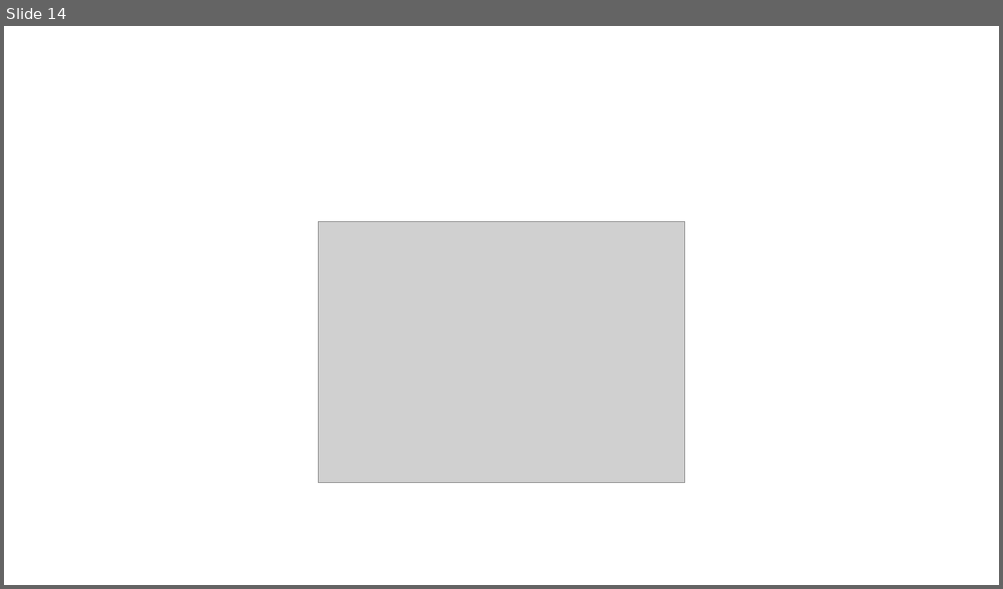
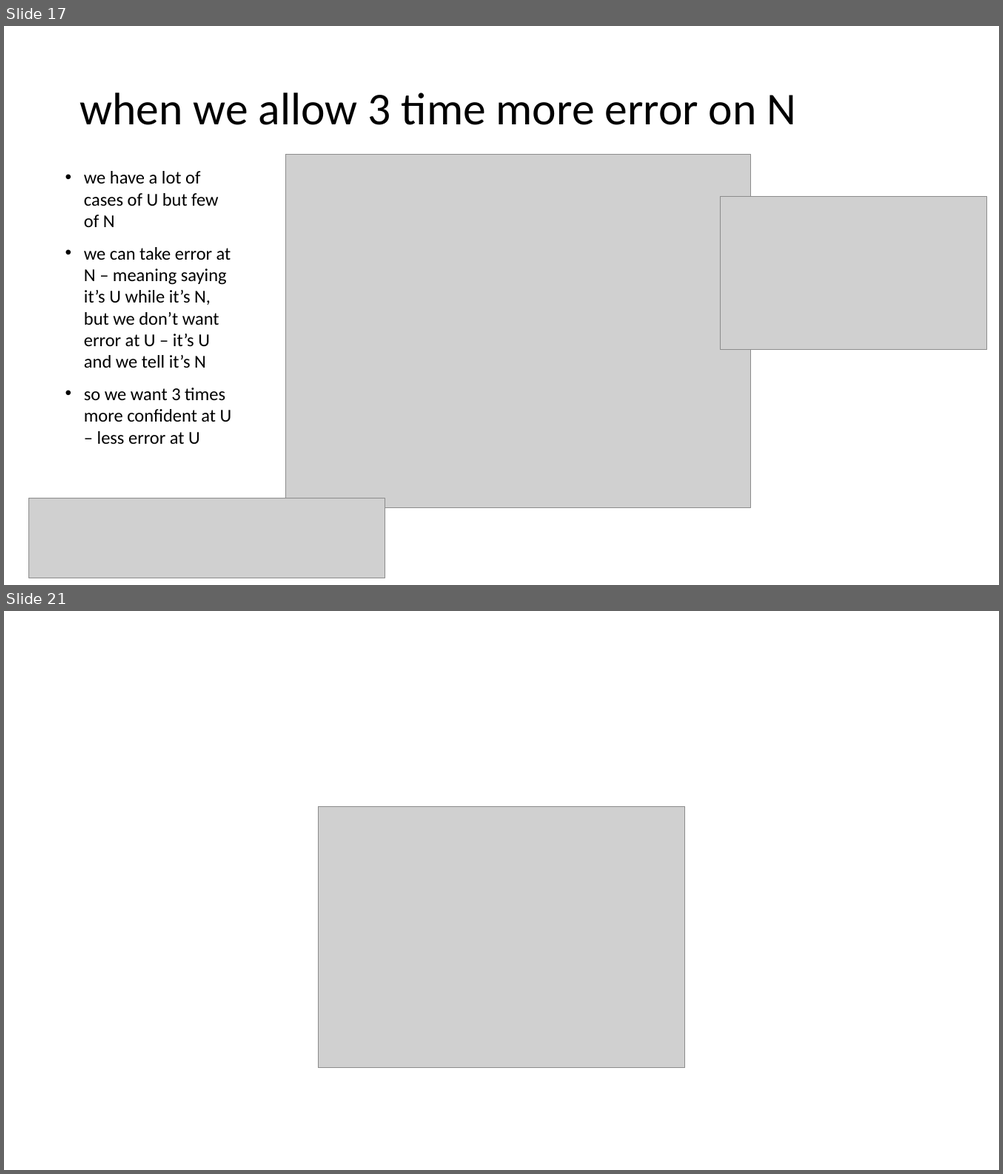
Before and after one commit to lisrael1/quants, a slide deck: code/results/detecting output dist/tail odds at U vs N.pptx. Shown one above the other, each under a label of ours: slide 14 before the commit, slides 17 and 21 after it; the slides between them are not shown. The pictures are 1003x589 and 1003x1174 pixels, drawn with LibreOffice and Linux fonts; fonts in the diff are those of the drawing; grey boxes stand for pictures. Boxes give left, top, right and bottom in pixels: in the first picture for what was removed or moved away, otherwise in the second. Text is boxed around its words. In the diff, an @@ line names an element or a change of style, - is before the commit and + after.

```diff
--- a/code/results/detecting output dist/tail odds at U vs N.pptx
+++ b/code/results/detecting output dist/tail odds at U vs N.pptx
@@ slide 17 added at (4,26,999,585), background #FFFFFF @@
@@ title added at (79,93,797,125), 44 pt, text #000000 @@
+when we allow 3 time more error on N
@@ picture added at (285,154,750,508) @@
@@ text added at (84,171,232,444), 17.5 pt, text #000000 @@
+• we have a lot of cases of U but few of N
+• we can take error at N – meaning saying it’s U while it’s N, but we don’t want error at U – it’s U and we tell it’s N
+• so we want 3 times more confident at U – less error at U
@@ picture added at (720,197,987,350) @@
@@ picture added at (28,498,384,578) @@
@@ what was slide 14 is now slide 21 @@
```
Also in this commit, not shown: 8 slides changed, 6 other slides added, 4 other files.
